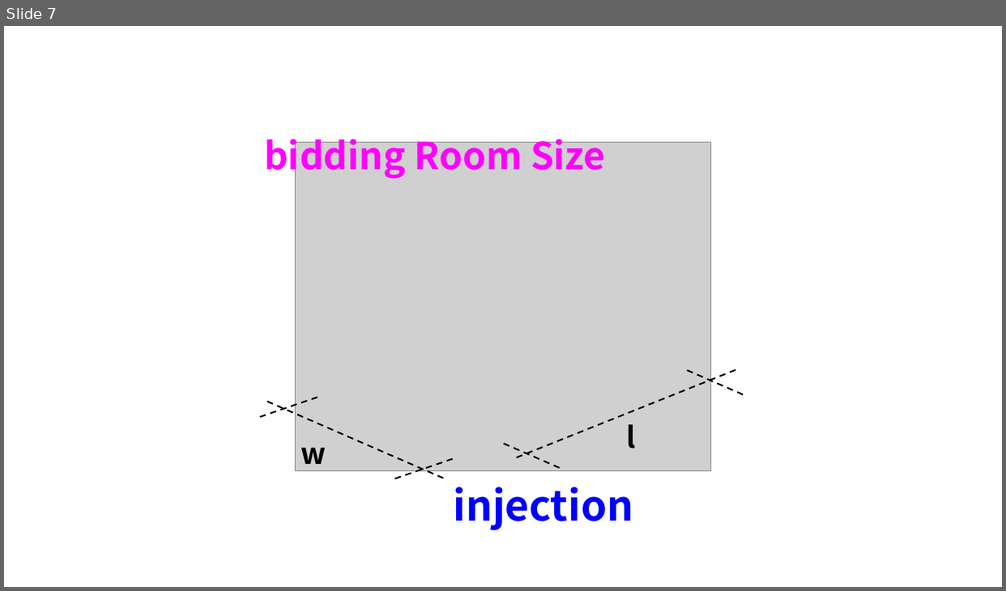
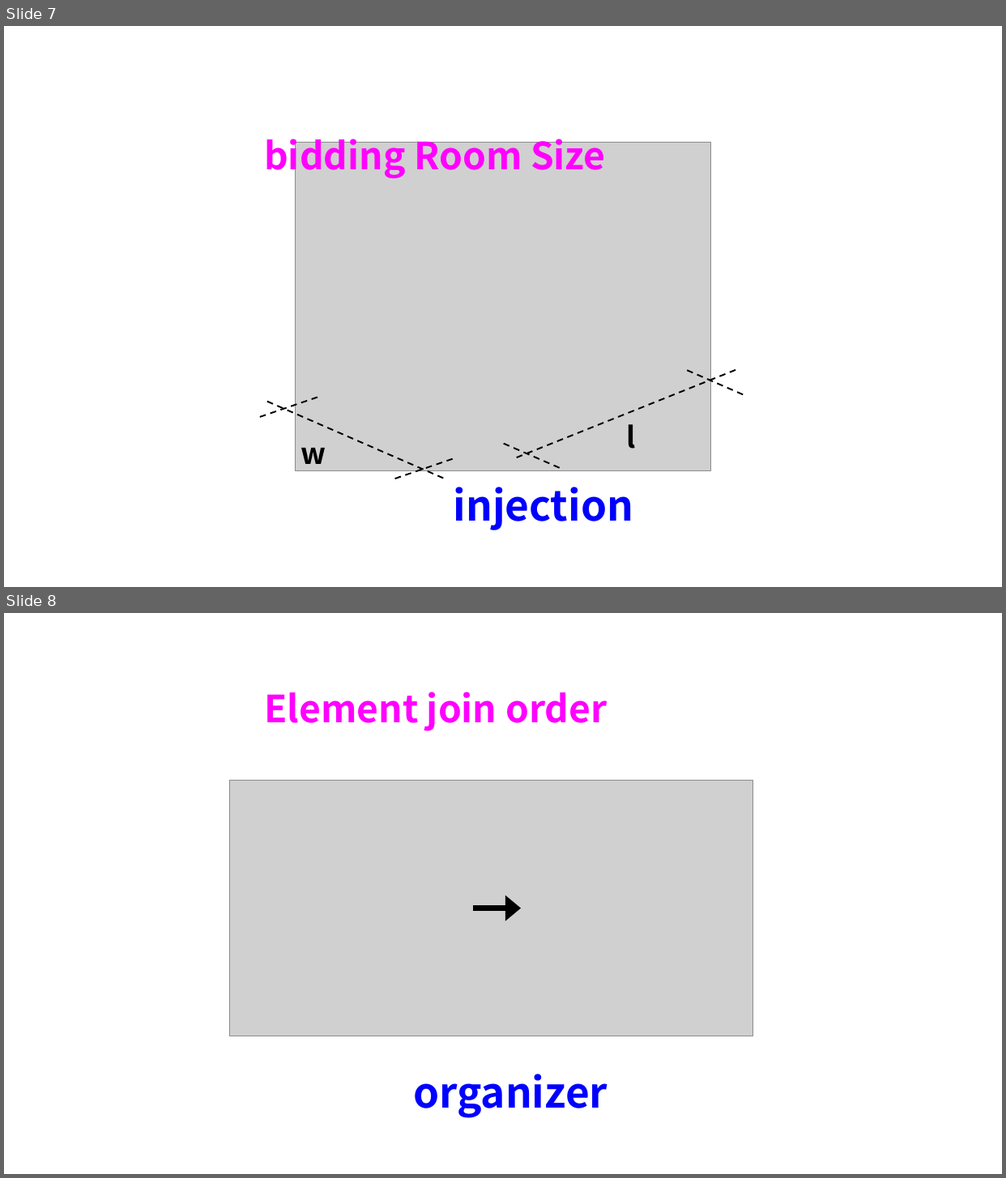
Before and after one commit to hnanmal/mQ, a slide deck: hecCalc/2023/documentum/logo/logo.pptx. Shown one above the other, each under a label of ours: slide 7 before the commit, slides 7 and 8 after it. The pictures are 1006x591 and 1006x1178 pixels, drawn with LibreOffice and Linux fonts; fonts in the diff are those of the drawing; grey boxes stand for pictures. Boxes give left, top, right and bottom in pixels: in the first picture for what was removed or moved away, otherwise in the second. Text is boxed around its words. In the diff, an @@ line names an element or a change of style, - is before the commit and + after.

```diff
--- a/hecCalc/2023/documentum/logo/logo.pptx
+++ b/hecCalc/2023/documentum/logo/logo.pptx
@@ slide 8 added at (4, 613, 1002, 1174), background #FFFFFF @@
@@ text added at (264, 692, 607, 731), 36 pt, text #FF00FF, bold @@
+Element join order
@@ picture added at (229, 780, 752, 1036) @@
@@ arrow added from (473, 909) to (521, 909), #000000 5 pt @@
@@ text added at (413, 1074, 607, 1118), 40 pt, text #0000FF, bold @@
+organizer
```
Also in this commit, not shown: 32 other files.
